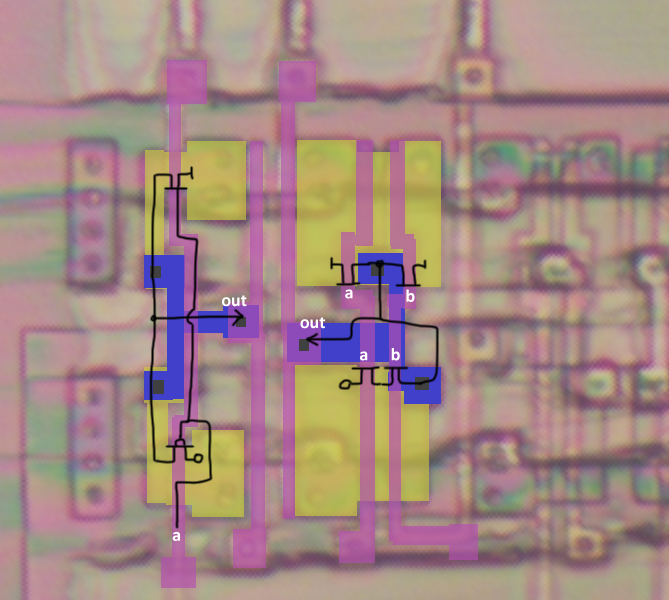
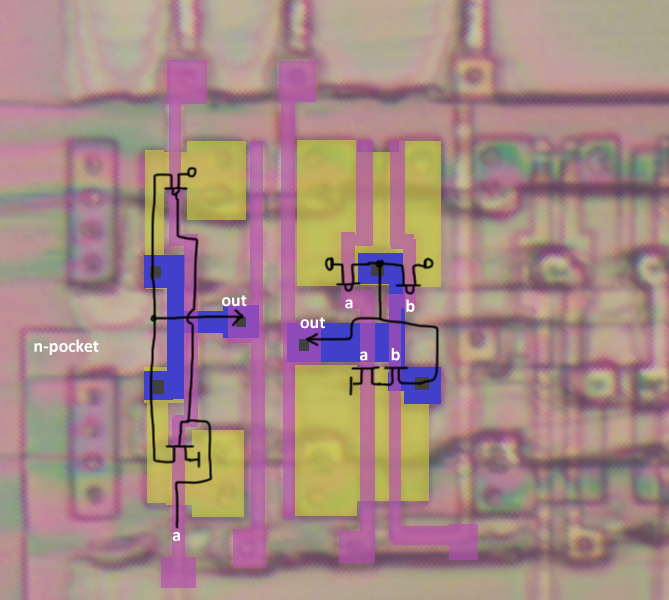
Comparing the layer stacks of the two 669 × 600 images. Changes:
added layer "n-pocket" above "out" over 34, 339, 99, 355
painted on "out" over 171, 165, 434, 469
